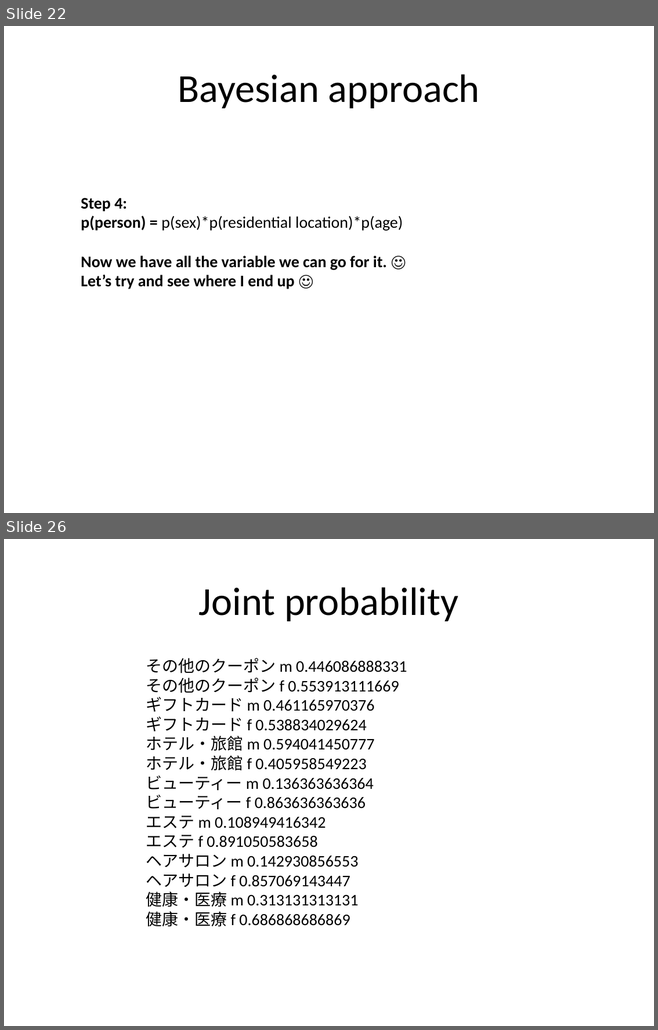
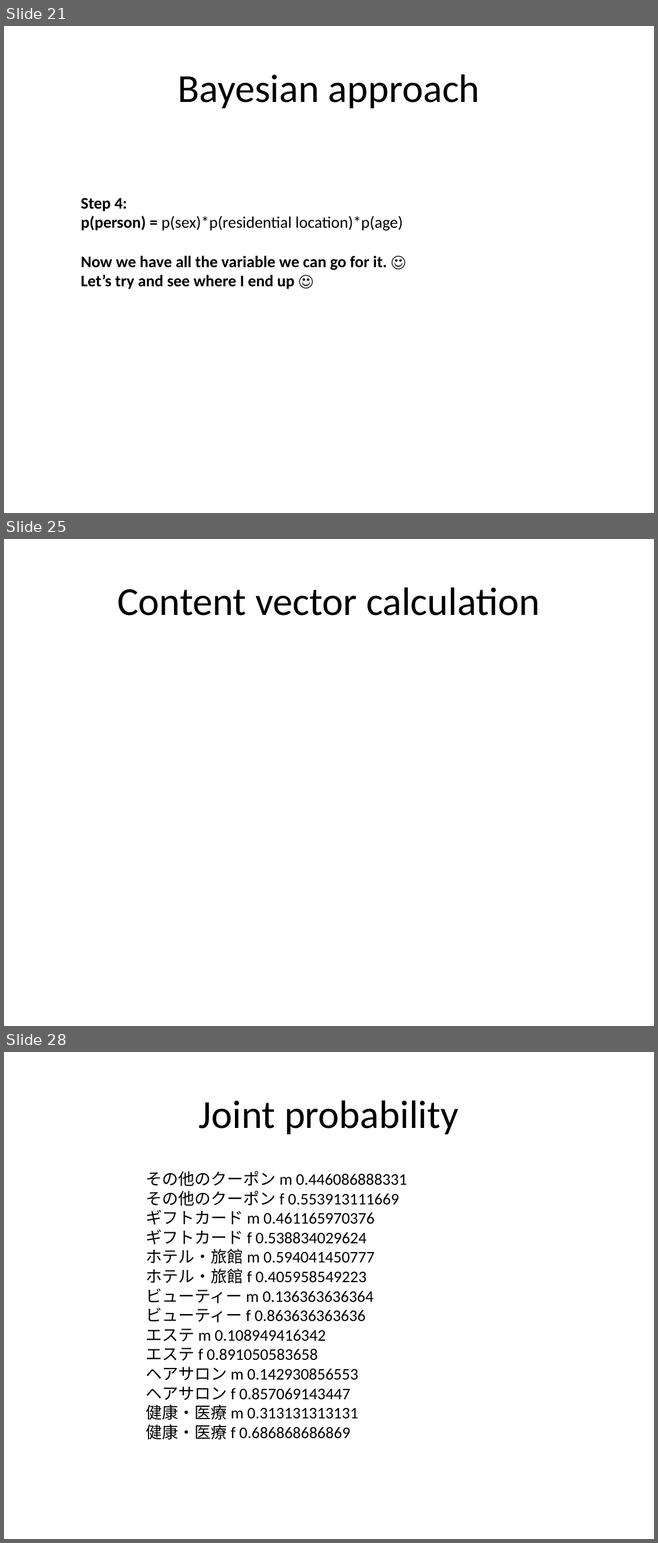
Before and after one commit to rkrtiwari/ponpare, a slide deck: exploratory_analysis.pptx. Shown one above the other, each under a label of ours: slides 22 and 26 before the commit, slides 21, 25 and 28 after it; the slides between them are not shown. The pictures are 658x1030 and 658x1543 pixels, drawn with LibreOffice and Linux fonts; fonts in the diff are those of the drawing. Boxes give left, top, right and bottom in pixels: in the first picture for what was removed or moved away, otherwise in the second. Text is boxed around its words. In the diff, an @@ line names an element or a change of style, - is before the commit and + after.

```diff
--- a/exploratory_analysis.pptx
+++ b/exploratory_analysis.pptx
@@ slide 25 added at (4,539,654,1026), background #FFFFFF @@
@@ title added at (117,587,540,616), 44 pt, text #000000 @@
+Content vector calculation
@@ what was slide 22 is now slide 21 @@
@@ what was slide 26 is now slide 28 @@
```
Also in this commit, not shown: 4 slides changed, 2 other slides added, 1 slide removed.
